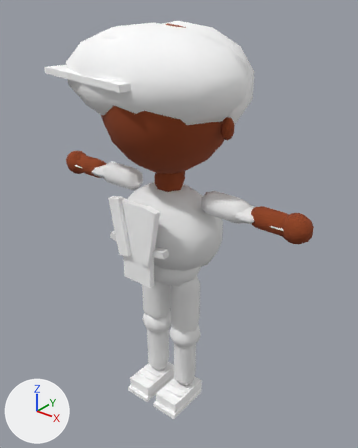
One commit to the glTF model public/v2/models/kid_calls_shot.glb: the scene before it, then after it.
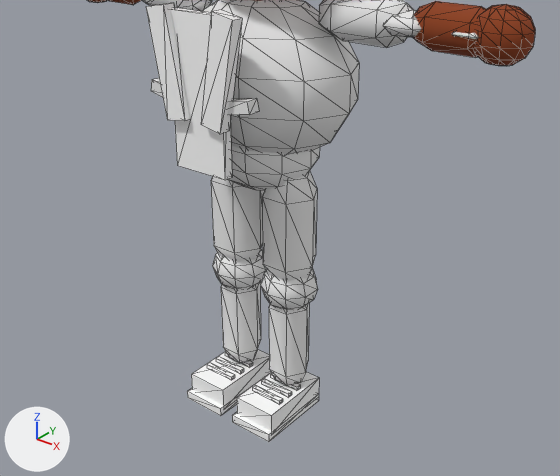
Each version is shown whole from a 50 mm camera at (2.92, -3.51, 4.31) aimed at (0.04, 0.09, 2.08), then close up from a 50 mm camera at (2.75, -3.28, 3.15) aimed at (0.3, -0.22, 1.25). Every picture has the same lights, and +X, +Y and +Z are marked at lower left. The first two pictures are the older version. The close-ups show mesh edges as thin lines. Objects named as collision shapes, trigger or cutter boxes, shadow casters or lower levels of detail are left out. Vertices at exactly the same position are counted once.

Names of what the first close-up shows: 'kid_calls_shot_LOD0'.
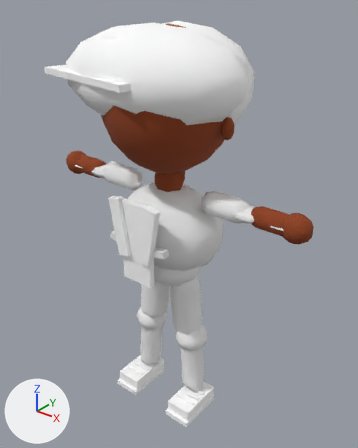
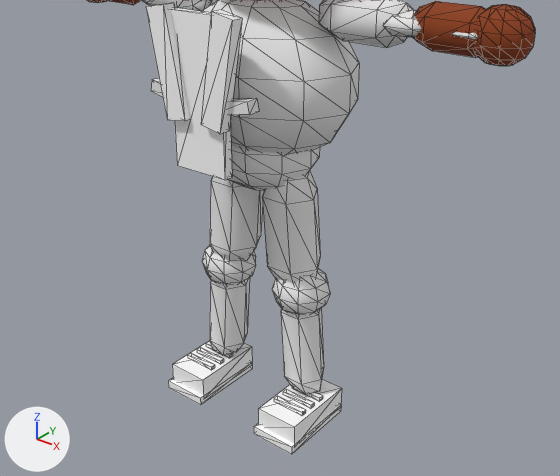
Changed parts and their boxes [x1, y1, x2, y2] in the close-ups (560 x 476 px; the box of a moved part takes in the faces that stretch with it):
'kid_calls_shot_LOD0', reshaped
    before: [88, 0, 535, 442]
    after: [88, 0, 535, 454]
part 1 of me_kid_calls_shot_lod0, moved or reshaped
    before: [212, 249, 266, 289]
    after: [202, 246, 256, 285]
part 2 of me_kid_calls_shot_lod0, moved or reshaped
    before: [260, 268, 318, 310]
    after: [272, 269, 330, 315]
part 3 of me_kid_calls_shot_lod0, moved or reshaped
    before: [191, 350, 270, 406]
    after: [172, 341, 252, 395]
part 4 of me_kid_calls_shot_lod0, moved or reshaped
    before: [187, 372, 271, 416]
    after: [168, 362, 252, 405]
part 5 of me_kid_calls_shot_lod0, moved or reshaped
    before: [225, 353, 253, 367]
    after: [206, 342, 233, 358]
part 6 of me_kid_calls_shot_lod0, moved or reshaped
    before: [216, 357, 244, 374]
    after: [197, 348, 224, 364]
part 7 of me_kid_calls_shot_lod0, moved or reshaped
    before: [207, 363, 235, 380]
    after: [187, 353, 215, 370]
part 8 of me_kid_calls_shot_lod0, moved or reshaped
    before: [237, 372, 319, 431]
    after: [258, 379, 342, 443]
part 9 of me_kid_calls_shot_lod0, moved or reshaped
    before: [232, 394, 319, 442]
    after: [254, 404, 341, 454]
part 10 of me_kid_calls_shot_lod0, moved or reshaped
    before: [270, 374, 300, 390]
    after: [307, 393, 323, 401]
part 11 of me_kid_calls_shot_lod0, moved or reshaped
    before: [261, 379, 292, 397]
    after: [283, 389, 314, 408]
part 12 of me_kid_calls_shot_lod0, moved or reshaped
    before: [252, 386, 283, 404]
    after: [274, 396, 305, 416]
part 13 of me_kid_calls_shot_lod0, added
    after: [210, 277, 250, 355]
part 14 of me_kid_calls_shot_lod0, added
    after: [281, 308, 324, 395]
part 15 of me_kid_calls_shot_lod0, reshaped
    before: [211, 181, 317, 386]
    after: [210, 181, 320, 284]

The change in detail:
me_kid_calls_shot_lod0 is used by ob_kid_calls_shot_lod0; location (0.0, 0.0, 0.0).
me_kid_calls_shot_lod0 had 1269 vertices, 2338 faces and spanned x -1.51..1.51, y -0.76..0.75, z -0.06..4.01.
me_kid_calls_shot_lod0 now has 1271 vertices, 2338 faces and spans x -1.51..1.51, y -0.76..0.75, z -0.06..4.01.
me_kid_calls_shot_lod0 part 1: the loose piece of 47 vertices spanning x -0.38..-0.03, y -0.18..0.18, z 0.67..0.98 is moved by (-0.09, 0.0, 0.0).
me_kid_calls_shot_lod0 part 2: the loose piece of 47 vertices spanning x 0.02..0.37, y -0.18..0.18, z 0.67..0.98 is moved by (0.09, 0.0, 0.0).
me_kid_calls_shot_lod0 part 3: the loose piece of 8 vertices spanning x -0.34..-0.06, y -0.35..0.14, z -0.04..0.11 is moved by (-0.18, 0.0, 0.0).
me_kid_calls_shot_lod0 part 4: the loose piece of 8 vertices spanning x -0.35..-0.05, y -0.39..0.13, z -0.06..-0.01 is moved by (-0.18, 0.0, 0.0).
me_kid_calls_shot_lod0 part 5: the loose piece of 8 vertices spanning x -0.31..-0.09, y -0.06..-0.02, z 0.11..0.14 is moved by (-0.18, 0.0, 0.0).
me_kid_calls_shot_lod0 part 6: the loose piece of 8 vertices spanning x -0.31..-0.09, y -0.15..-0.11, z 0.11..0.14 is moved by (-0.18, 0.0, 0.0).
me_kid_calls_shot_lod0 part 7: the loose piece of 8 vertices spanning x -0.31..-0.09, y -0.24..-0.2, z 0.11..0.14 is moved by (-0.18, 0.0, 0.0).
me_kid_calls_shot_lod0 part 8: the loose piece of 8 vertices spanning x 0.06..0.34, y -0.35..0.14, z -0.04..0.11 is moved by (0.18, 0.0, 0.0).
me_kid_calls_shot_lod0 part 9: the loose piece of 8 vertices spanning x 0.05..0.35, y -0.39..0.13, z -0.06..-0.01 is moved by (0.18, 0.0, 0.0).
me_kid_calls_shot_lod0 part 10: the loose piece of 8 vertices spanning x 0.09..0.31, y -0.06..-0.02, z 0.11..0.14 is moved by (0.18, 0.0, 0.0).
me_kid_calls_shot_lod0 part 11: the loose piece of 8 vertices spanning x 0.09..0.31, y -0.15..-0.11, z 0.11..0.14 is moved by (0.18, 0.0, 0.0).
me_kid_calls_shot_lod0 part 12: the loose piece of 8 vertices spanning x 0.09..0.31, y -0.24..-0.2, z 0.11..0.14 is moved by (0.18, 0.0, 0.0).
me_kid_calls_shot_lod0 part 13: a new loose piece of 26 vertices spanning x -0.46..-0.16, y -0.12..0.12, z 0.1..0.82, in mat_m_uniform.
me_kid_calls_shot_lod0 part 14: a new loose piece of 26 vertices spanning x 0.16..0.46, y -0.12..0.12, z 0.1..0.82, in mat_m_uniform.
Part 15, on me_kid_calls_shot_lod0:
52 vertices are removed from x -0.34..0.34, y -0.12..0.12, z 0.09..0.82.
108 faces are deleted.
6 vertices in x -0.32..-0.08, y -0.1..0.1, z 0.87 move by (-0.06, 0.0, 0.0).
6 vertices in x 0.08..0.32, y -0.1..0.1, z 0.87 move by (0.06, 0.0, 0.0).
3 vertices in x -0.29..-0.03, y -0.15..0.15, z 1.0 move by (-0.03, 0.0, 0.0).
3 vertices in x -0.37..-0.11, y -0.15..0.15, z 1.0 move by (-0.04, 0.0, 0.0).
3 vertices in x 0.11..0.37, y -0.15..0.15, z 1.0 move by (0.04, 0.0, 0.0).
3 vertices in x 0.03..0.29, y -0.15..0.15, z 1.0 move by (0.03, 0.0, 0.0).
2 vertices are added at (-0.28, 0.0, 0.82), (0.28, 0.0, 0.82).
12 new faces join them, mat_m_uniform.
